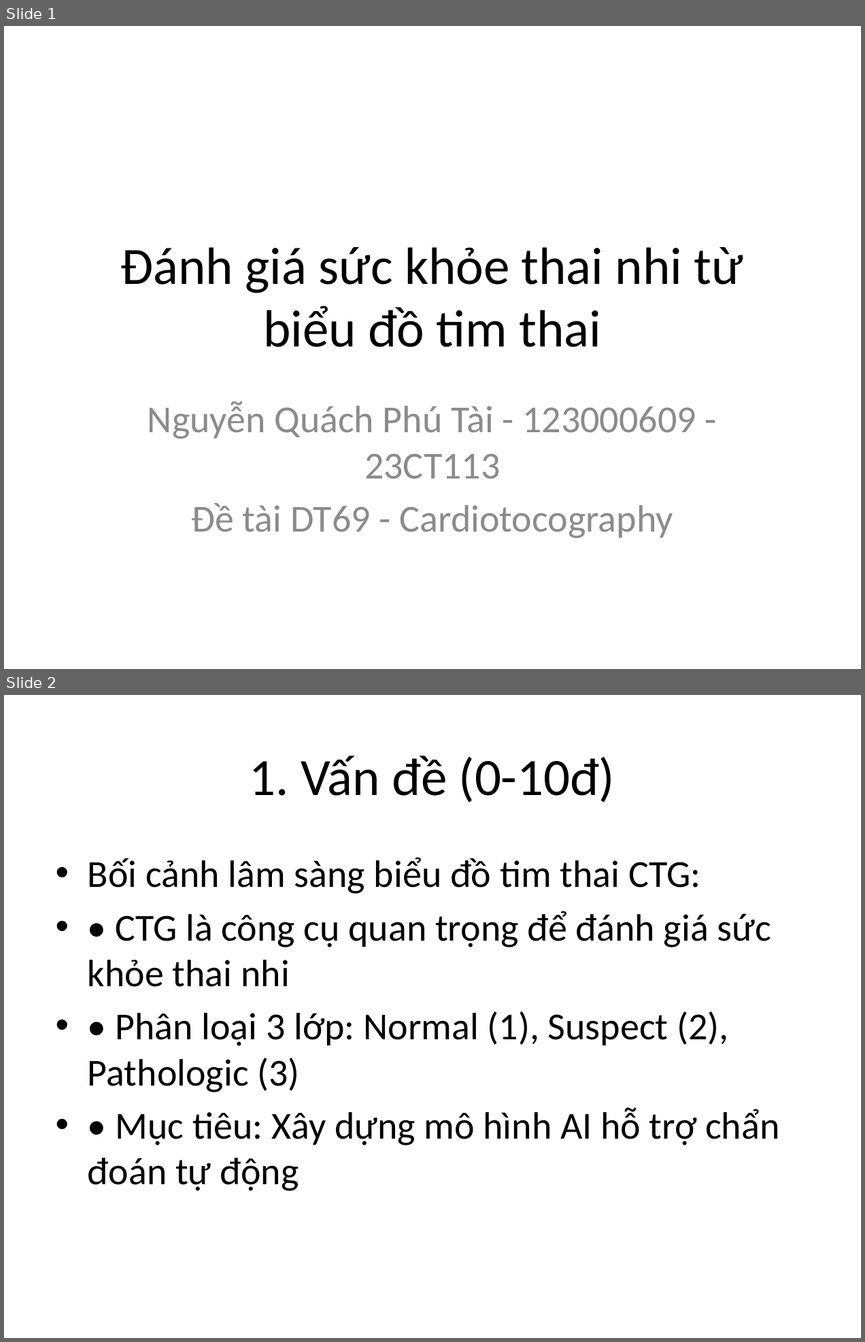
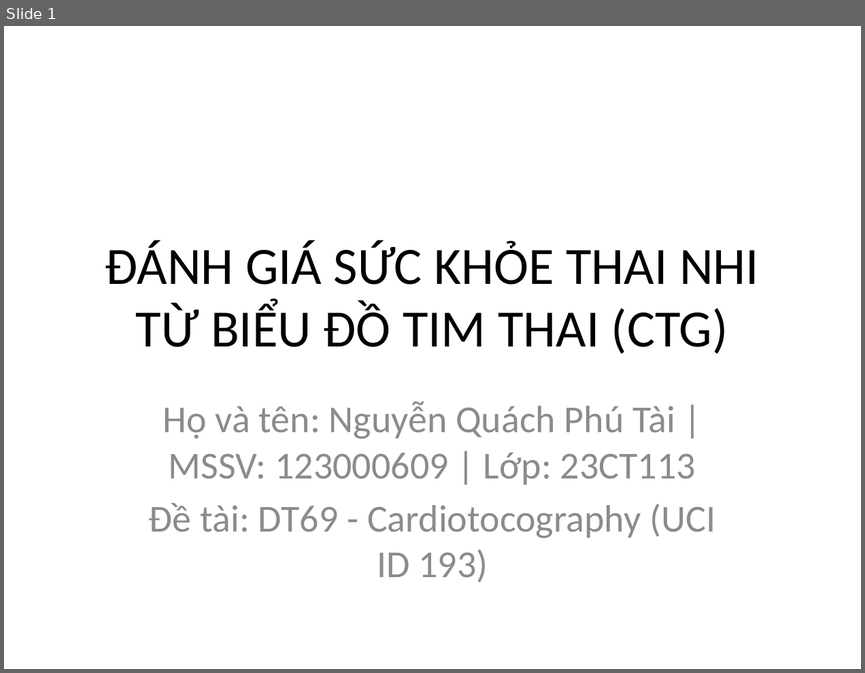
Before and after one commit to Escanor292/caimo, a slide deck: DT69_123000609_SlideThuyetTrinh.pptx. Shown one above the other, each under a label of ours: slides 1 and 2 before the commit, slide 1 after it. The pictures are 865x1342 and 865x673 pixels, drawn with LibreOffice and Linux fonts; fonts in the diff are those of the drawing. Boxes give left, top, right and bottom in pixels: in the first picture for what was removed or moved away, otherwise in the second. Text is boxed around its words. In the diff, an @@ line names an element or a change of style, - is before the commit and + after.

```diff
--- a/DT69_123000609_SlideThuyetTrinh.pptx
+++ b/DT69_123000609_SlideThuyetTrinh.pptx
@@ slide 2 removed at [4, 695, 861, 1338], background #FFFFFF @@
@@ title removed at [249, 756, 615, 802] @@
-1. Vấn đề (0-10đ)
@@ text removed at [88, 857, 779, 1191] @@
-• Bối cảnh lâm sàng biểu đồ tim thai CTG:
-• • CTG là công cụ quan trọng để đánh giá sức khỏe thai nhi
-• • Phân loại 3 lớp: Normal (1), Suspect (2), Pathologic (3)
-• • Mục tiêu: Xây dựng mô hình AI hỗ trợ chẩn đoán tự động
@@ slide 1 changed as well @@
@@ title at [105, 240, 759, 354]: text changed @@
-Đánh giá sức khỏe thai nhi từ biểu đồ tim thai
+ĐÁNH GIÁ SỨC KHỎE THAI NHI TỪ BIỂU ĐỒ TIM THAI (CTG)
@@ subtitle at [149, 401, 715, 582]: text changed @@
-Nguyễn Quách Phú Tài - 123000609 - 23CT113
-Đề tài DT69 - Cardiotocography
+Họ và tên: Nguyễn Quách Phú Tài | MSSV: 123000609 | Lớp: 23CT113
+Đề tài: DT69 - Cardiotocography (UCI ID 193)
```
Also in this commit, not shown: 5 other slides changed, 4 slides added, 5 other slides removed, 8 other files.
